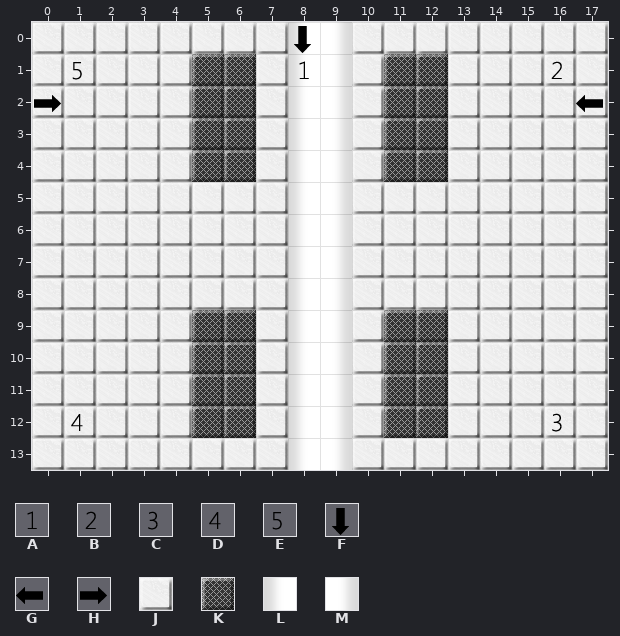
Tiled map -- maps/level1.tmx. Above, as it was before the edit.
Cells are 32x32 px. Shown: x 0..17, y 0..13.
Key: from "entitysheet": A 0, B 1, C 2, D 3, E 4, F 8, G 9, H 11; from "tilesheet": J 0, K 1, L 10, M 12.
_ is an empty cell.
Layer "Tile Layer 1" before, first column x 0:
 0 JJJJJJJJLMJJJJJJJJ
 1 JJJJJKKJLMJKKJJJJJ
 2 JJJJJKKJLMJKKJJJJJ
 3 JJJJJKKJLMJKKJJJJJ
 4 JJJJJKKJLMJKKJJJJJ
 5 JJJJJJJJLMJJJJJJJJ
 6 JJJJJJJJLMJJJJJJJJ
 7 JJJJJJJJLMJJJJJJJJ
 8 JJJJJJJJLMJJJJJJJJ
 9 JJJJJKKJLMJKKJJJJJ
10 JJJJJKKJLMJKKJJJJJ
11 JJJJJKKJLMJKKJJJJJ
12 JJJJJKKJLMJKKJJJJJ
13 JJJJJJJJLMJJJJJJJJ
Layer "Entity Layer" before, first column x 0:
 0 ________F_________
 1 _E______A_______B_
 2 H________________G
 3 __________________
 4 __________________
 5 __________________
 6 __________________
 7 __________________
 8 __________________
 9 __________________
10 __________________
11 __________________
12 _D______________C_
13 __________________
After:
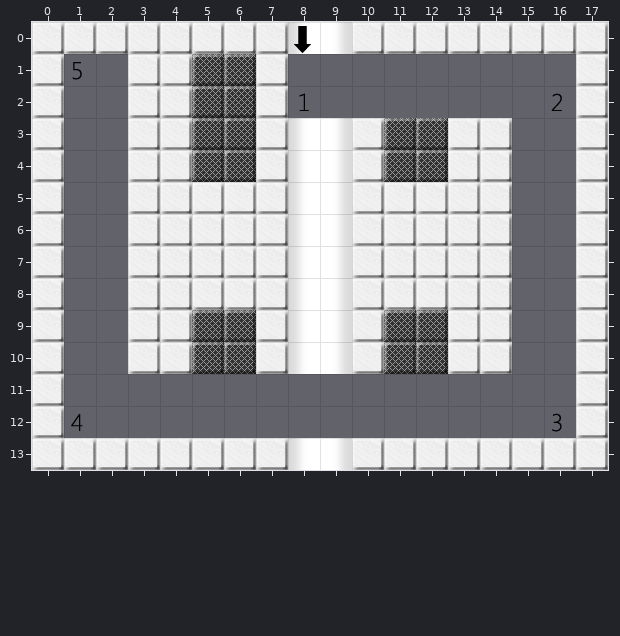
Diff:
Layer "Tile Layer 1":
y 1..2: x 1..2 JJ -> __; x 8..16 LMJKKJJJJ -> _________
y 3..10: x 1..2 JJ -> __; x 15..16 JJ -> __
y 11..12: x 1..16 JJJJKKJLMJKKJJJJ -> ________________
Layer "Entity Layer":
y 1: x 8 A -> _; x 16 B -> _
y 2: x 0 H -> _; x 8 _ -> A; x 16..17 _G -> B_
